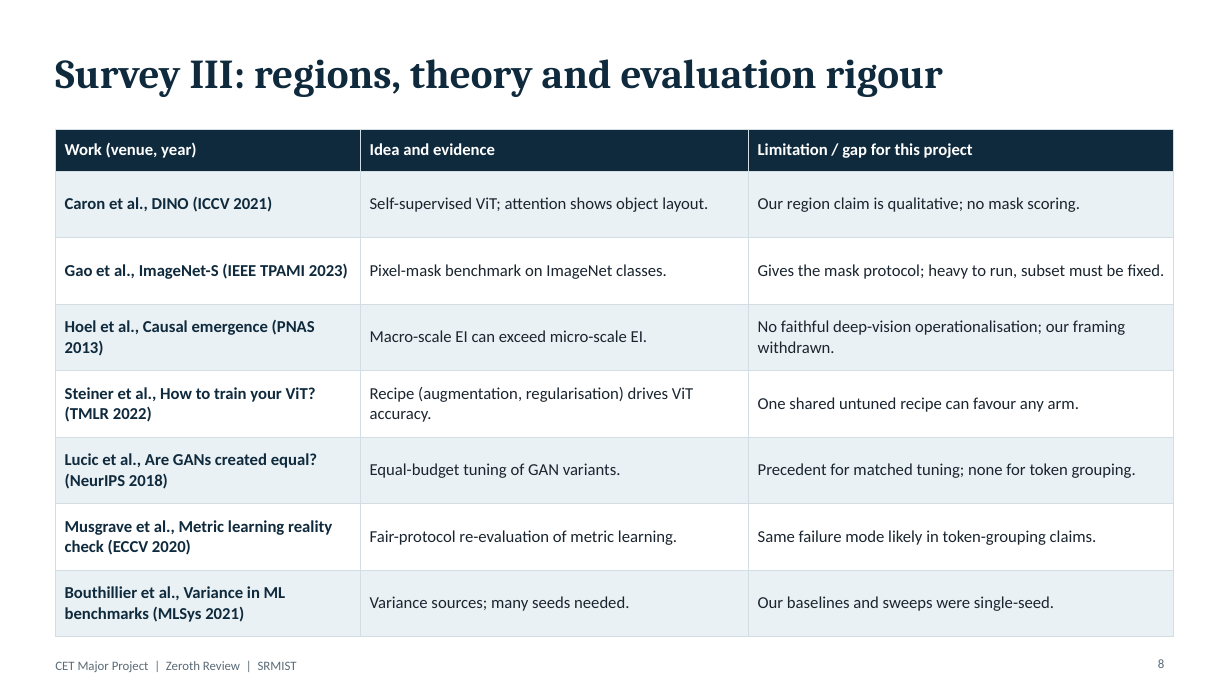
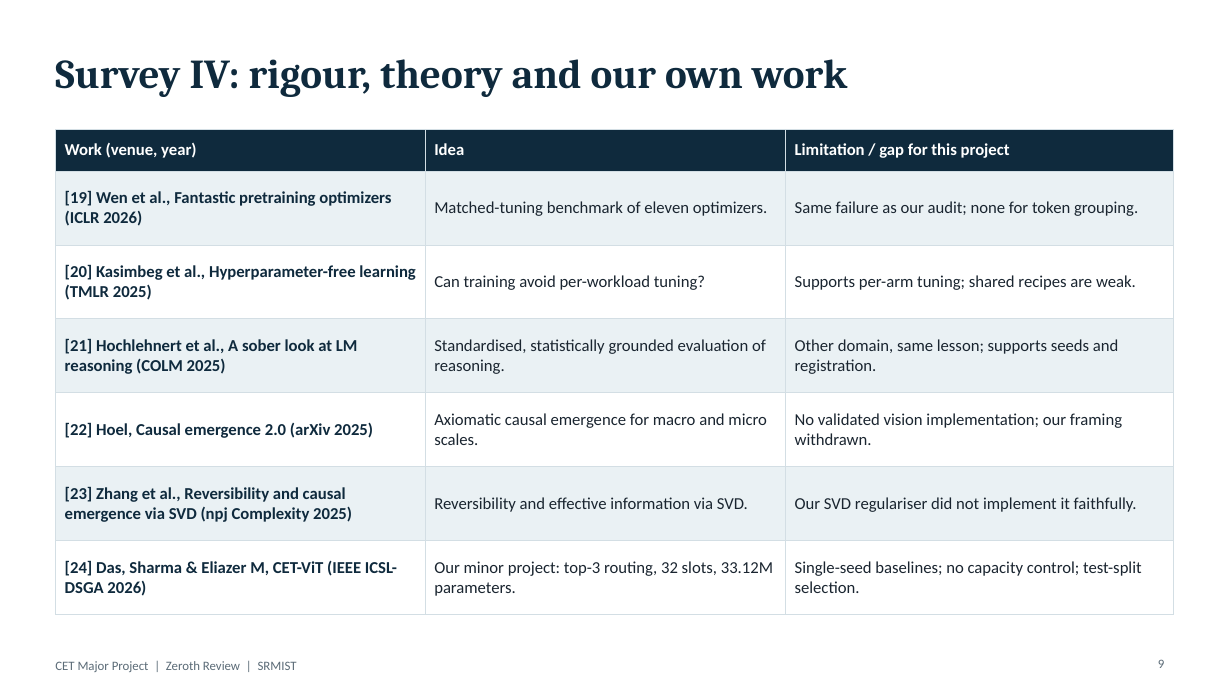
Before and after one commit to DhruvJyotiDas/RESEARCH, a slide deck: slide 9 of zeroth_review/CET_Major_Project_Zeroth_Review.pptx (slide 8 before the commit). Drawn at 1232x693 pixels with LibreOffice and Linux fonts; fonts in the diff are those of the drawing. Boxes give left, top, right and bottom in pixels: in the first picture for what was removed or moved away, otherwise in the second. Text is boxed around its words. In the diff, an @@ line names an element or a change of style, - is before the commit and + after.

```diff
--- a/zeroth_review/CET_Major_Project_Zeroth_Review.pptx
+++ b/zeroth_review/CET_Major_Project_Zeroth_Review.pptx
@@ title at (x1=55, y1=59, x2=847, y2=97): text changed @@
-Survey III: regions, theory and evaluation rigour
+Survey IV: rigour, theory and our own work
@@ table at (x1=55, y1=129, x2=1174, y2=600) @@
-row 1: Work (venue, year) | Idea and evidence | Limitation / gap for this project
-row 2: Caron et al., DINO (ICCV 2021) | Self-supervised ViT; attention shows object layout. | Our region claim is qualitative; no mask scoring.
-row 3: Gao et al., ImageNet-S (IEEE TPAMI 2023) | Pixel-mask benchmark on ImageNet classes. | Gives the mask protocol; heavy to run, subset must be fixed.
-row 4: Hoel et al., Causal emergence (PNAS 2013) | Macro-scale EI can exceed micro-scale EI. | No faithful deep-vision operationalisation; our framing withdrawn.
-row 5: Steiner et al., How to train your ViT? (TMLR 2022) | Recipe (augmentation, regularisation) drives ViT accuracy. | One shared untuned recipe can favour any arm.
-row 6: Lucic et al., Are GANs created equal? (NeurIPS 2018) | Equal-budget tuning of GAN variants. | Precedent for matched tuning; none for token grouping.
-row 7: Musgrave et al., Metric learning reality check (ECCV 2020) | Fair-protocol re-evaluation of metric learning. | Same failure mode likely in token-grouping claims.
-row 8: Bouthillier et al., Variance in ML benchmarks (MLSys 2021) | Variance sources; many seeds needed. | Our baselines and sweeps were single-seed.
+row 1: Work (venue, year) | Idea | Limitation / gap for this project
+row 2: [19] Wen et al., Fantastic pretraining optimizers (ICLR 2026) | Matched-tuning benchmark of eleven optimizers. | Same failure as our audit; none for token grouping.
+row 3: [20] Kasimbeg et al., Hyperparameter-free learning (TMLR 2025) | Can training avoid per-workload tuning? | Supports per-arm tuning; shared recipes are weak.
+row 4: [21] Hochlehnert et al., A sober look at LM reasoning (COLM 2025) | Standardised, statistically grounded evaluation of reasoning. | Other domain, same lesson; supports seeds and registration.
+row 5: [22] Hoel, Causal emergence 2.0 (arXiv 2025) | Axiomatic causal emergence for macro and micro scales. | No validated vision implementation; our framing withdrawn.
+row 6: [23] Zhang et al., Reversibility and causal emergence via SVD (npj Complexity 2025) | Reversibility and effective information via SVD. | Our SVD regulariser did not implement it faithfully.
+row 7: [24] Das, Sharma & Eliazer M, CET-ViT (IEEE ICSL-DSGA 2026) | Our minor project: top-3 routing, 32 slots, 33.12M parameters. | Single-seed baselines; no capacity control; test-split selection.
```
Also in this commit, not shown: 4 other slides changed, 2 slides added, 1 slide removed, 2 other files.
